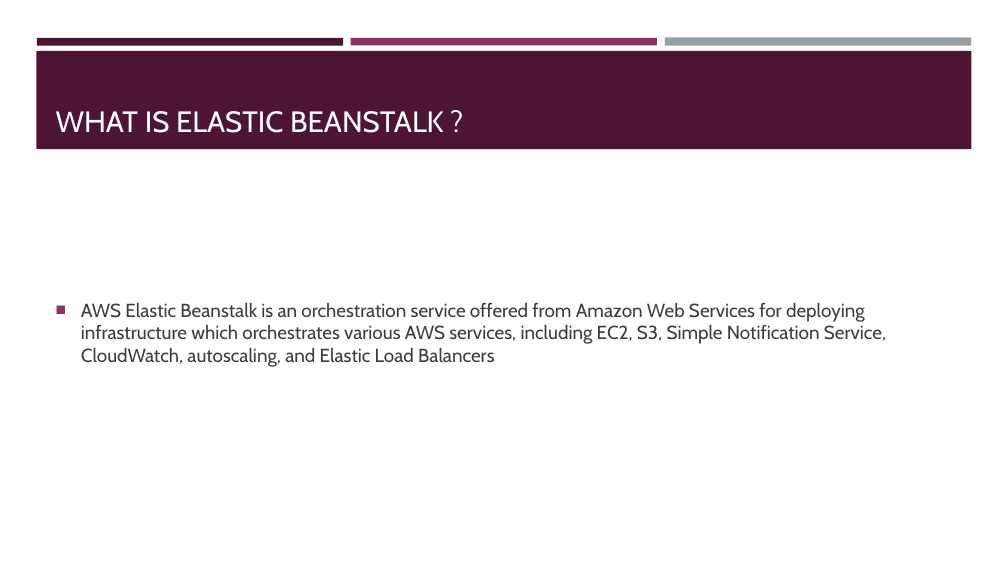
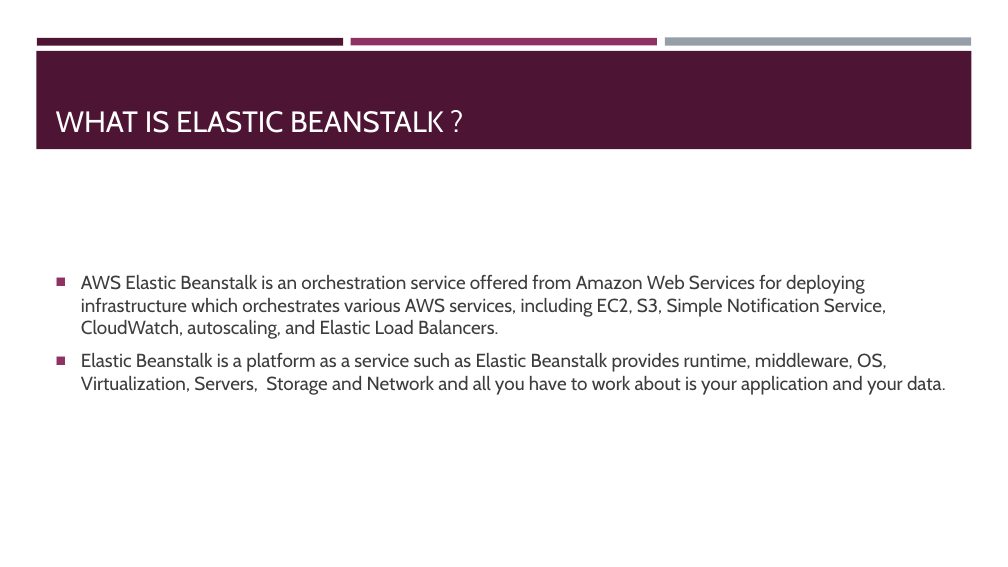
Before and after one commit to lasiewicz/demo, a slide deck: slide 7 of presentation.pptx (slide 4 before the commit). Drawn at 1008x567 pixels with LibreOffice and Linux fonts; fonts in the diff are those of the drawing. Boxes give left, top, right and bottom in pixels: in the first picture for what was removed or moved away, otherwise in the second. Text is boxed around its words. In the diff, an @@ line names an element or a change of style, - is before the commit and + after.

```diff
--- a/presentation.pptx
+++ b/presentation.pptx
@@ text at box(81, 275, 946, 395): text changed @@
-■ AWS Elastic Beanstalk is an orchestration service offered from Amazon Web Services for deploying infrastructure which orchestrates various AWS services, including EC2, S3, Simple Notification Service, CloudWatch, autoscaling, and Elastic Load Balancers
+■ AWS Elastic Beanstalk is an orchestration service offered from Amazon Web Services for deploying infrastructure which orchestrates various AWS services, including EC2, S3, Simple Notification Service, CloudWatch, autoscaling, and Elastic Load Balancers.
+■ Elastic Beanstalk is a platform as a service such as Elastic Beanstalk provides runtime, middleware, OS, Virtualization, Servers, Storage and Network and all you have to work about is your application and your data.
```
Also in this commit, not shown: 2 other slides changed, 5 slides added, 22 other files.
